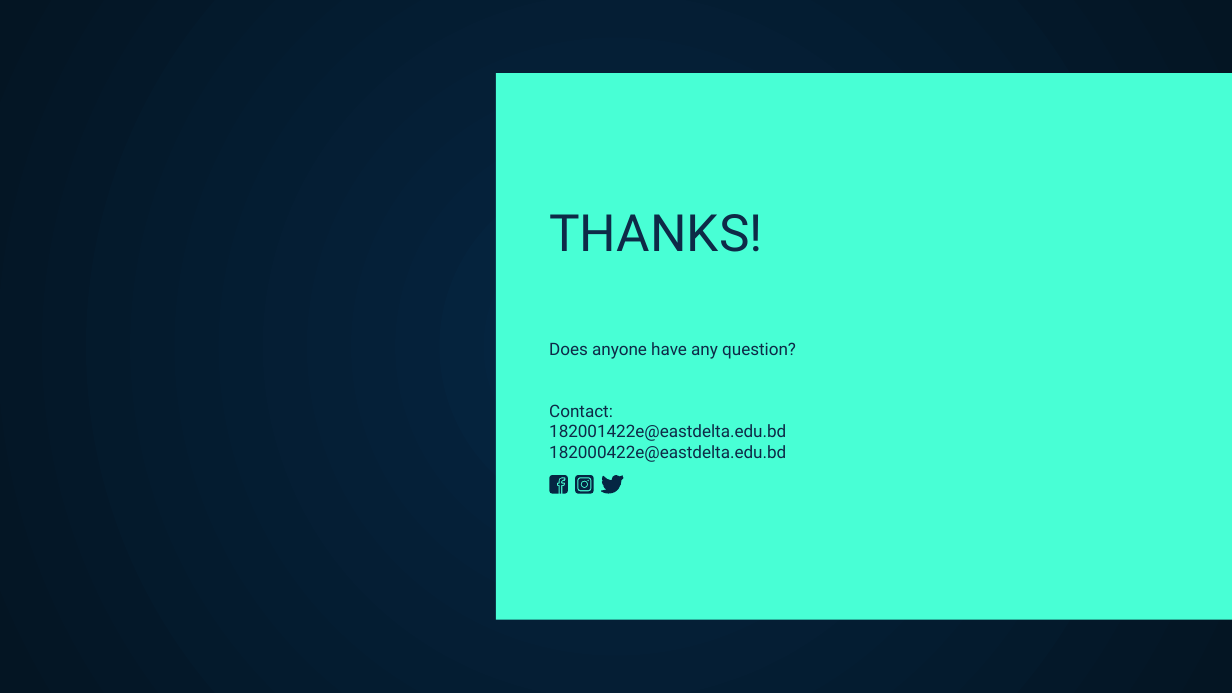
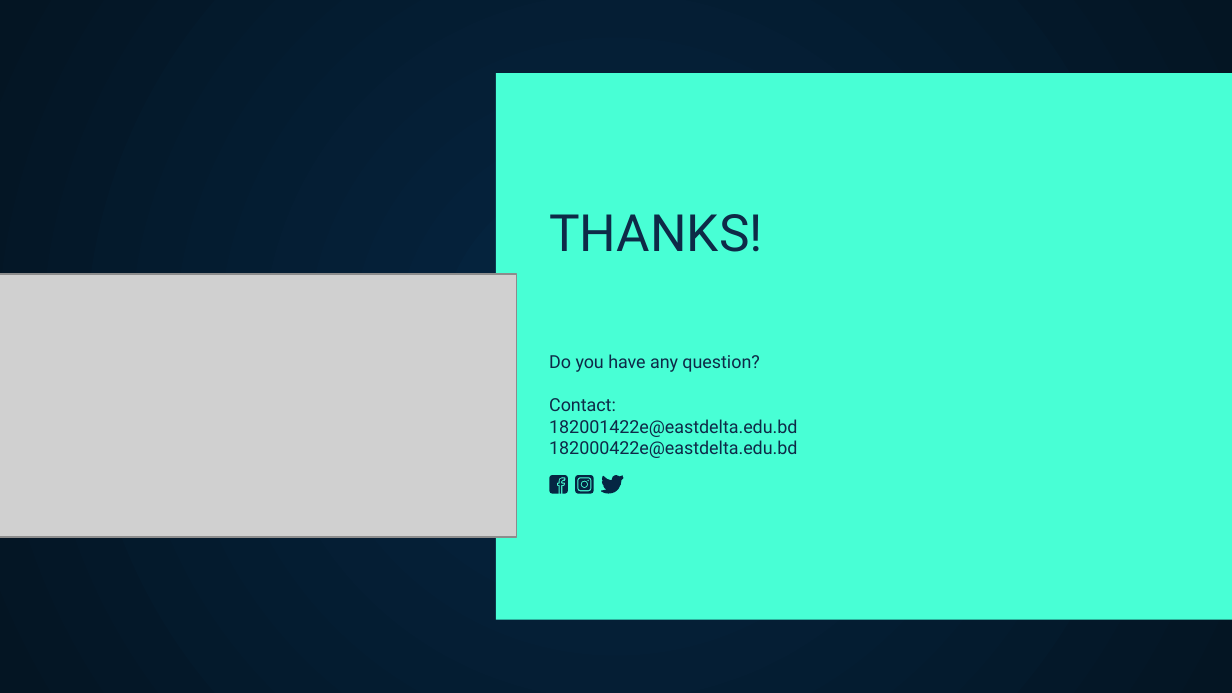
Before and after one commit to Tarequl-islam/Data-Encryption-using-AES, a slide deck: slide 20 of AES Project Presentation.pptx (slide 19 before the commit). Drawn at 1232x693 pixels with LibreOffice and Linux fonts; fonts in the diff are those of the drawing; grey boxes stand for pictures. Boxes give left, top, right and bottom in pixels: in the first picture for what was removed or moved away, otherwise in the second. Text is boxed around its words. In the diff, an @@ line names an element or a change of style, - is before the commit and + after.

```diff
--- a/AES Project Presentation.pptx
+++ b/AES Project Presentation.pptx
@@ picture added at (x1=0, y1=274, x2=516, y2=537) @@
@@ text "Do you have any question?" moved from (x1=549, y1=342, x2=876, y2=462) to (x1=549, y1=354, x2=892, y2=458) @@
@@ text at (x1=549, y1=354, x2=759, y2=372): text changed; size 10 to 10.5 pt @@
-Does anyone have any question?
+Do you have any question?
@@ text at (x1=549, y1=398, x2=892, y2=458): size 10 to 10.5 pt in "Contact:dyou", "182001422e@eastdelta.edu.bdfreepik.com", "182000422e@eastdelta.edu.bd" @@
```
Also in this commit, not shown: 5 other slides changed, 1 slide added.
